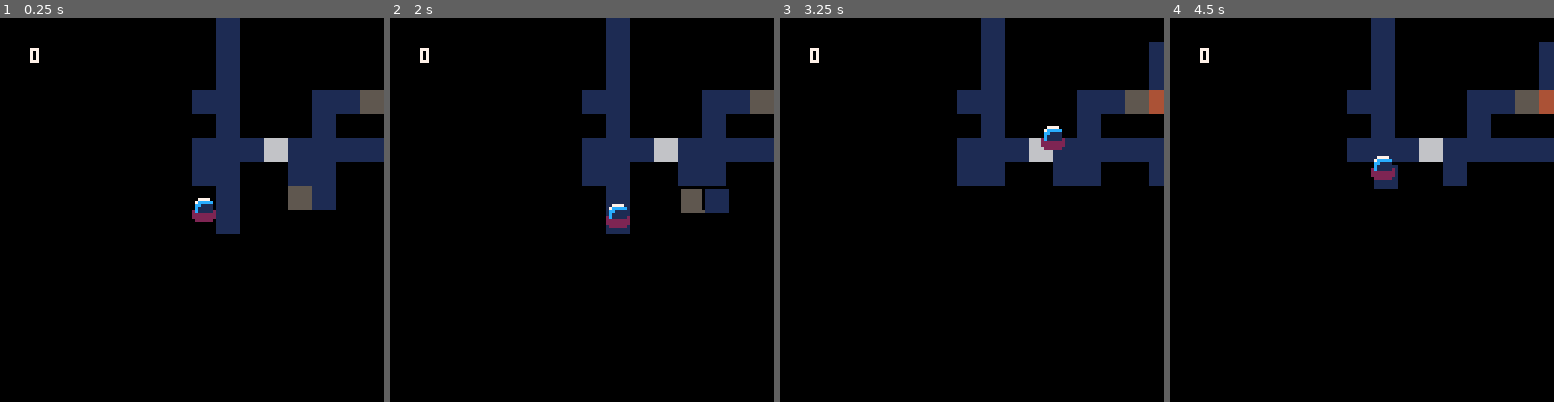
Above: before the commit, frames 1-4 (left to right).
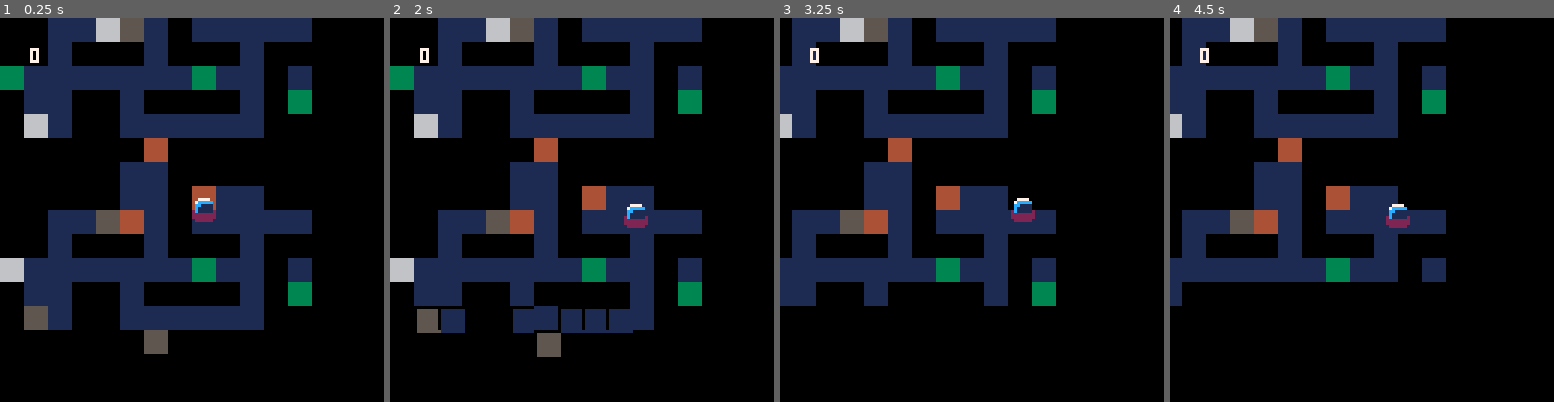
Above: after the commit, the same moments.

Repository: t-mw/superstar
Game: PICO-8 cartridge ld43.p8
The game is run twice, just before and just after one commit, with the same random seed, the same clock (stepped at 60 frames per second) and the same inputs.
Inputs:
- Up to frame 1 (0.25 s): no input
- Up to frame 2 (2 s): tap X (X key) at 0.33, 1.07, 1.85 s; tap O (Z key) at 0.7, 1.7 s; hold Right from 1.6 s (still down)
- Up to frame 3 (3.25 s): release Right at 2.1 s; tap O (Z key) at 2.1, 2.5, 2.9 s; hold Up 2.15-2.42 s; hold Right 2.47-3.03 s; tap X (X key) at 2.97 s; hold Left from 3.08 s (still down)
- Up to frame 4 (4.5 s): tap O (Z key) at 3.3, 3.7, 4.1 s; release Left at 3.58 s; hold Down 3.63-3.97 s; hold Right from 4.02 s (still down); tap X (X key) at 4.08 s

The runs differ from the first frame. In frame 1, 39% of the frame differs, in the area x 0-100%, y 0-88%; in frame 2, 39%, in the area x 0-100%, y 0-89%; in frame 3, 34%; in frame 4, 31%.

Commit message:
Improve initial player placement

Diff:
--- a/ld43.p8
+++ b/ld43.p8
@@ -13,25 +13,7 @@
 local max_recent_score_timer = 20
 local max_tile_collapse_timer = 40
 
-local state = {
-   time = 0,
-   map = {},
-   camera = { sx = 0, sy = 0 },
-   score = 0,
-   recent_scores = {},
-   collapsing_tiles = {},
-   collapsing_ty = map_size.height,
-   collapse_timer = max_collapse_timer,
-   collapse_speed = 1,
-   player = {
-      input_dir = 0,
-      move_timer = max_move_timer,
-      tail = {},
-      positions = {
-         { tx = 1, ty = map_size.height, dir = 0 }
-      }
-   }
-}
+local state
 
 local tile_types = {
    solid = 0,
@@ -64,6 +46,8 @@
       return 0, -1
    elseif dir == 3 then
       return 0, 1
+   else
+      return 0, 0
    end
 end
 
@@ -102,6 +86,106 @@
 
 function lerp(a, b, t)
    return a + (b - a) * t
+end
+
+
+local templates = {}
+for tx = 0, 127, template_size.width do
+   for ty = 0, 127, template_size.height do
+      if mget(tx, ty) then
+
+         local template = {}
+         local is_empty = true
+
+         for x = 0, template_size.width - 1 do
+            for y = 0, template_size.height - 1 do
+               local idx = to_1d_idx(x + 1, y + 1, template_size)
+               local tile_type = mget(tx + x, ty + y)
+
+               if tile_type != tile_types.solid then
+                  is_empty = false
+               end
+
+               template[idx] = tile_type
+            end
+         end
+
+         if not is_empty then
+            add(templates, template)
+         end
+      end
+   end
+end
+
+function create_state()
+   -- generate map
+   local map = {}
+   local template_count = #templates
+   for template_x = 0, map_size.width / template_size.width - 1 do
+      for template_y = 0, map_size.height / template_size.height - 1 do
+
+         local tx_min = template_x * template_size.width + 1
+         local tx_max = (template_x + 1) * template_size.width
+         local ty_min = template_y * template_size.height + 1
+         local ty_max = (template_y + 1) * template_size.height
+
+         local template = templates[flr(rnd(template_count)) + 1]
+
+         for tx = tx_min, tx_max do
+            for ty = ty_min, ty_max do
+               local idx = to_1d_idx(tx, ty, map_size)
+               local tidx = to_1d_idx(
+                  ((tx - 1) % template_size.width) + 1,
+                  ((ty - 1) % template_size.height) + 1,
+                  template_size
+               )
+
+               local tile_type = template[tidx]
+               if tile_type == tile_types.placeholder then
+                  tile_type = rnd(1) < 0.7 and get_random_source_tile_type() or tile_types.destination
+               end
+
+               map[idx] = tile_type
+            end
+         end
+      end
+   end
+
+   -- place player
+   local player_ty = map_size.height - 5
+   local player_tx = flr(rnd(map_size.width + 1))
+   for tx = 1, map_size.width do
+      player_tx = player_tx % map_size.width + 1
+
+      if is_tile_empty(player_tx, player_ty, map) then
+         break
+      end
+   end
+
+   -- snap camera to player
+   local sx, sy = tile_to_screen(player_tx, player_ty)
+   camera_sx = sx - 64
+   camera_sy = sy - 64
+
+   return {
+      time = 0,
+      map = map,
+      camera = { sx = camera_sx, sy = camera_sy },
+      score = 0,
+      recent_scores = {},
+      collapsing_tiles = {},
+      collapsing_ty = map_size.height,
+      collapse_timer = max_collapse_timer,
+      collapse_speed = 1,
+      player = {
+         input_dir = -1,
+         move_timer = max_move_timer,
+         tail = {},
+         positions = {
+            { tx = player_tx, ty = player_ty, dir = -1 }
+         }
+      }
+   }
 end
 
 function is_tile_empty(tx, ty, map)
@@ -156,65 +240,6 @@
    end
 end
 
-local templates = {}
-for tx = 0, 127, template_size.width do
-   for ty = 0, 127, template_size.height do
-      if mget(tx, ty) then
-
-         local template = {}
-         local is_empty = true
-
-         for x = 0, template_size.width - 1 do
-            for y = 0, template_size.height - 1 do
-               local idx = to_1d_idx(x + 1, y + 1, template_size)
-               local tile_type = mget(tx + x, ty + y)
-
-               if tile_type != tile_types.solid then
-                  is_empty = false
-               end
-
-               template[idx] = tile_type
-            end
-         end
-
-         if not is_empty then
-            add(templates, template)
-         end
-      end
-   end
-end
-
-local template_count = #templates
-for template_x = 0, map_size.width / template_size.width - 1 do
-   for template_y = 0, map_size.height / template_size.height - 1 do
-
-      local tx_min = template_x * template_size.width + 1
-      local tx_max = (template_x + 1) * template_size.width
-      local ty_min = template_y * template_size.height + 1
-      local ty_max = (template_y + 1) * template_size.height
-
-      local template = templates[flr(rnd(template_count)) + 1]
-
-      for tx = tx_min, tx_max do
-         for ty = ty_min, ty_max do
-            local idx = to_1d_idx(tx, ty, map_size)
-            local tidx = to_1d_idx(
-               ((tx - 1) % template_size.width) + 1,
-               ((ty - 1) % template_size.height) + 1,
-               template_size
-            )
-
-            local tile_type = template[tidx]
-            if tile_type == tile_types.placeholder then
-               tile_type = rnd(1) < 0.7 and get_random_source_tile_type() or tile_types.destination
-            end
-
-            state.map[idx] = tile_type
-         end
-      end
-   end
-end
-
 function try_move(player, map, dir)
    local dx, dy = dir_to_dx_dy(dir)
    local tx0, ty0 = get_current_player_tile(player)
@@ -305,6 +330,10 @@
 end
 
 function _update()
+   if not state then
+      state = create_state()
+   end
+
    state.time += 1
    state.collapse_timer -= state.collapse_speed
    state.collapse_speed *= 1.0005
@@ -379,15 +408,10 @@
    local tx, ty = get_current_player_tile(player)
    local sx_max, sy_max = tile_to_screen(tx + 1, ty + 1)
    local sx_min, sy_min = tile_to_screen(tx, ty)
-   if state.time == 1 then
-      cam.sx = sx_min - 64
-      cam.sy = sy_min - 64
-   else
-      local xdiff = max(sx_max - (cam.sx + 128 - padding), 0) + min(sx_min - (cam.sx + padding), 0)
-      local ydiff = max(sy_max - (cam.sy + 128 - padding), 0) + min(sy_min - (cam.sy + padding), 0)
-      cam.sx += xdiff / 20
-      cam.sy += ydiff / 20
-   end
+   local xdiff = max(sx_max - (cam.sx + 128 - padding), 0) + min(sx_min - (cam.sx + padding), 0)
+   local ydiff = max(sy_max - (cam.sy + 128 - padding), 0) + min(sy_min - (cam.sy + padding), 0)
+   cam.sx += xdiff / 20
+   cam.sy += ydiff / 20
 end
 
 function _draw()
